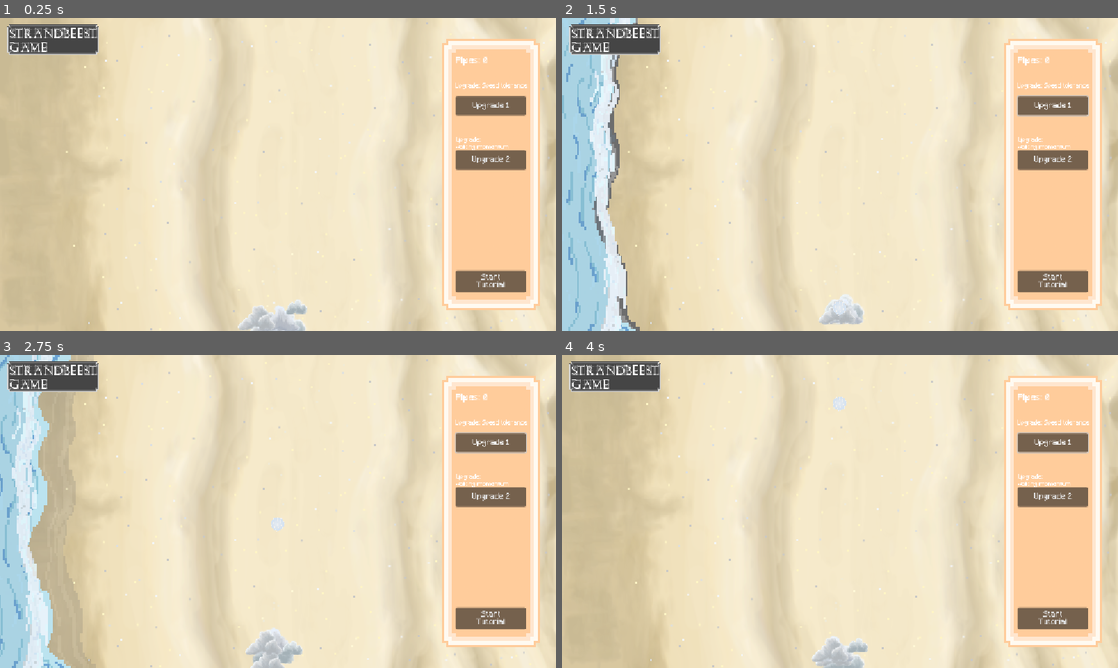
Above: before the commit, frames 1-4 (two rows, left to right).
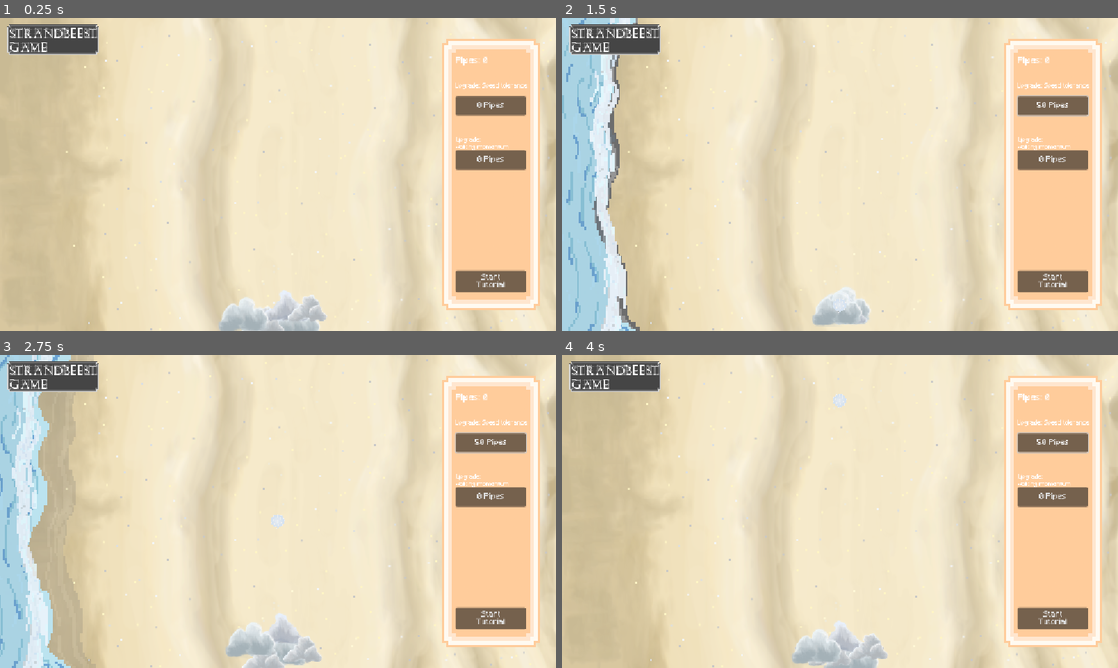
Above: after the commit, the same moments.

Repository: ArifD2286/Strandbeest-Game
Game: Godot game, scene res://Game.tscn
The game is run twice, just before and just after one commit, with the same random seed, the same clock (stepped at 60 frames per second) and the same inputs.
Inputs (mouse positions are in pixels of both pictures, inside the frame that each line leads up to):
- Up to frame 1 (0.25 s): no input
- Up to frame 2 (1.5 s): click "Upgrade 1" (after the commit: "0 Pipes") at 0.5 s; tap Enter at 1.25 s; move the mouse to (962, 158) at 1.27 s; hold Right from 1.28 s (still down); tap Space (shooting) at 1.35 s; click (962, 158) at 1.42 s
- Up to frame 3 (2.75 s): release Right at 2 s; drag from (166, 527) to (278, 596) at 2.02 s
- Up to frame 4 (4 s): move the mouse to (895, 442) at 2.77 s; hold Right 2.78-3.5 s; tap Shift at 2.85 s; drag from (812, 574) to (673, 464) at 3.52 s

The runs differ from the first frame. In frame 1, 1.4% of the frame differs, in the area x 39-92%, y 26-100%; in frame 2, 0.7%; in frame 3, 1.5%, in the area x 40-92%, y 26-100%; in frame 4, 1.4%.

Commit message:
Update 5.3
Changes:
- Connected upgrade 1/2 button to game data script

Diff:
--- a/strandbeest-game/Game.tscn
+++ b/strandbeest-game/Game.tscn
@@ -35,6 +35,8 @@
 [ext_resource type="Texture2D" uid="uid://brlirbmaowloi" path="res://assets/next arrow 1.png" id="24_y5ctq"]
 [ext_resource type="Texture2D" uid="uid://dqrbwqq1g7x8c" path="res://assets/next arrow 2.png" id="25_w7ht3"]
 [ext_resource type="PackedScene" uid="uid://8rebxu62mabb" path="res://wind_charge.tscn" id="26_suycs"]
+[ext_resource type="Script" uid="uid://hql8465ibnhm" path="res://upgrade_1.gd" id="30_xwkxq"]
+[ext_resource type="Script" uid="uid://cp0exg6qvqiw2" path="res://upgrade_2.gd" id="31_wdm1y"]
 
 [sub_resource type="RectangleShape2D" id="RectangleShape2D_gta21"]
 
@@ -298,38 +300,38 @@
 Game"
 
 [node name="Player" type="CharacterBody2D" parent="." unique_id=1306487024]
-position = Vector2(576, 609)
+position = Vector2(576, 603)
 script = ExtResource("4_sb48q")
 
 [node name="Cloud1" type="Sprite2D" parent="Player" unique_id=1635146725]
 texture_filter = 1
-position = Vector2(8, 8)
-scale = Vector2(0.29935405, 0.29935405)
+position = Vector2(24, 8)
+scale = Vector2(0.3906177, 0.3906177)
 texture = ExtResource("15_8ktx7")
 script = ExtResource("16_wuoie")
 
 [node name="Cloud2" type="Sprite2D" parent="Player" unique_id=246961204]
-position = Vector2(-16, 16)
-scale = Vector2(0.24437208, 0.24437208)
+position = Vector2(-24, 16)
+scale = Vector2(0.29298213, 0.29298213)
 texture = ExtResource("17_hwsgv")
 script = ExtResource("17_bvhbk")
 
 [node name="Cloud3" type="Sprite2D" parent="Player" unique_id=345094051]
-position = Vector2(-4, -4)
-scale = Vector2(0.2797978, 0.2797978)
+position = Vector2(8, -24)
+scale = Vector2(0.334858, 0.334858)
 texture = ExtResource("19_gebyw")
 script = ExtResource("18_cpsxm")
 
 [node name="Cloud4" type="Sprite2D" parent="Player" unique_id=835204111]
-position = Vector2(32, -8)
-scale = Vector2(0.15075834, 0.15075834)
+position = Vector2(55, 0)
+scale = Vector2(0.26606718, 0.26606718)
+texture = ExtResource("17_hwsgv")
+script = ExtResource("21_aeq37")
+
+[node name="Cloud5" type="Sprite2D" parent="Player" unique_id=124417070]
+position = Vector2(-60, 0)
+scale = Vector2(0.3523259, 0.3523259)
 texture = ExtResource("15_8ktx7")
-script = ExtResource("21_aeq37")
-
-[node name="Cloud5" type="Sprite2D" parent="Player" unique_id=124417070]
-position = Vector2(-32, 0)
-scale = Vector2(0.2514219, 0.2514219)
-texture = ExtResource("17_hwsgv")
 script = ExtResource("22_suycs")
 
 [node name="CollisionShape2D" type="CollisionShape2D" parent="Player" unique_id=969435956]
@@ -370,6 +372,7 @@
 offset_bottom = 202.0
 theme_override_fonts/font = ExtResource("21_bisgb")
 text = "Upgrade 1"
+script = ExtResource("30_xwkxq")
 
 [node name="Upgrade 2" type="Button" parent="UI" unique_id=1708285578]
 texture_filter = 1
@@ -379,6 +382,7 @@
 offset_bottom = 314.0
 theme_override_fonts/font = ExtResource("21_bisgb")
 text = "Upgrade 2"
+script = ExtResource("31_wdm1y")
 
 [node name="Upg 1 Desc" type="Label" parent="UI" unique_id=305596057]
 texture_filter = 1
--- a/strandbeest-game/game_data.gd
+++ b/strandbeest-game/game_data.gd
@@ -9,12 +9,18 @@
 # 1st upgrade would cost 50 pipes, 2nd updrade would cost 100 pipes, 3rd upgrade would cost 150 pipes - this upgrade cost
 # applies for both the speed tolerance and momentum duration
 
+@onready var upgrade_1 = get_node("/root/Node2D/UI/Upgrade 1")
+@onready var upgrade_2 = get_node("/root/Node2D/UI/Upgrade 2")
+
 var pipes: int = 0
 var speed_level: int = 0
 var momentum_level: int = 0
 var speed_cost: int
 var momentum_cost: int
 
+func _ready() -> void:
+	upgrade_1.pressed.connect(buy_speed_upgrade)
+	upgrade_2.pressed.connect(buy_momentum_upgrade)
 
 
 func get_speed_upgrade_cost() -> int:
--- a/strandbeest-game/pipes_amount.gd
+++ b/strandbeest-game/pipes_amount.gd
@@ -6,6 +6,6 @@
 
 func update_text() -> void:
 	# we cannot use [ "pipes" + String(GameData.pipes) ] as
-	# the string() doest take an int (pipes var from game data is an int) directly
+	# the string() doesn't take an int (pipes var from game data is an int) directly
 	# so we need to use str() instead
 	text = "Pipes: " + str(GameData.pipes)
--- /dev/null
+++ b/strandbeest-game/upgrade_1.gd
@@ -0,0 +1,7 @@
+extends Button
+
+# Notes:
+# - To update the cost for upgrades on the button's text
+
+func _process(delta: float) -> void:
+	text = str(GameData.speed_cost) + " Pipes"
--- /dev/null
+++ b/strandbeest-game/upgrade_2.gd
@@ -0,0 +1,7 @@
+extends Button
+
+# Notes:
+# - To update the cost for upgrades on the button's text
+
+func _process(delta: float) -> void:
+	text = str(GameData.momentum_cost) + " Pipes"
Not shown, added: strandbeest-game/upgrade_1.gd.uid
Not shown, added: strandbeest-game/upgrade_2.gd.uid
